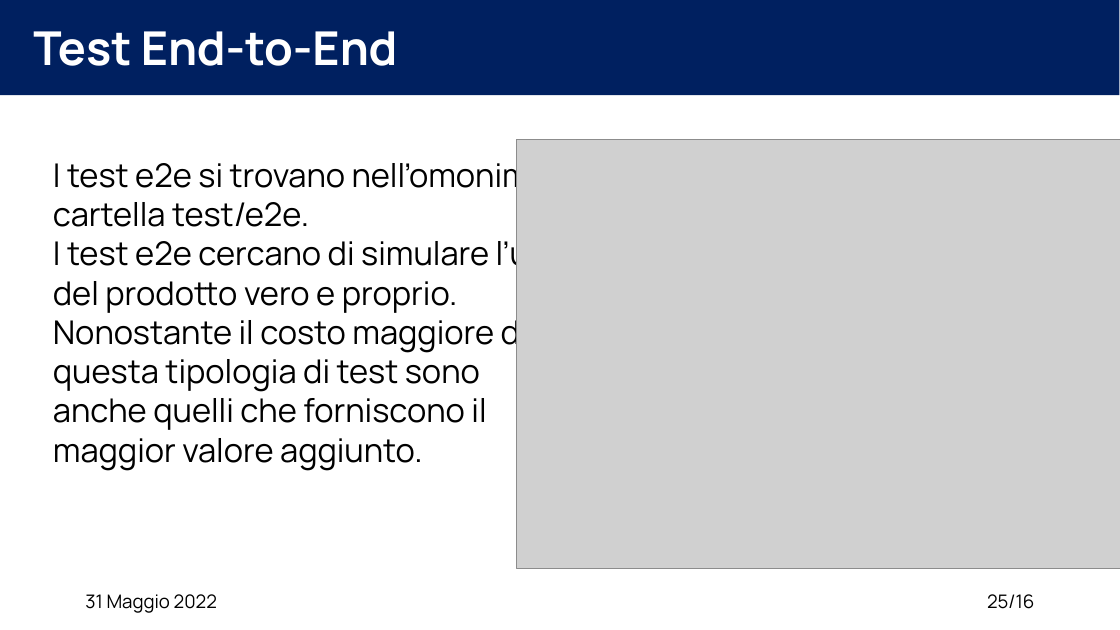
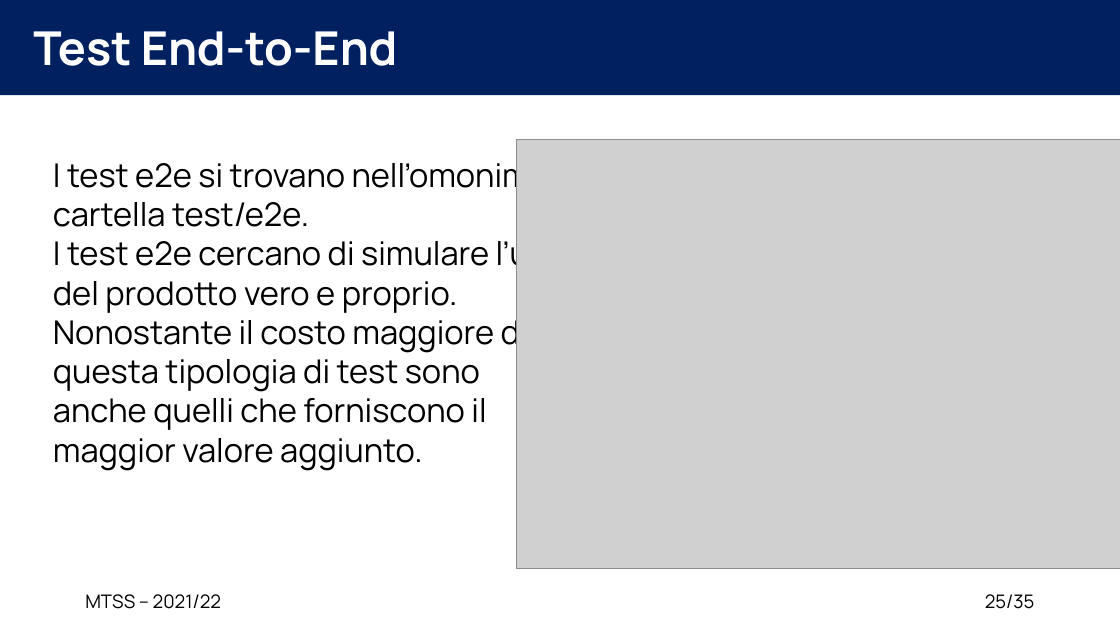
Before and after one commit to XidaZ3/MTSSAssignment3, a slide deck: slide 25 of MTSSAssignment3.pptx. Drawn at 1120x630 pixels with LibreOffice and Linux fonts; fonts in the diff are those of the drawing; grey boxes stand for pictures. Boxes give left, top, right and bottom in pixels: in the first picture for what was removed or moved away, otherwise in the second. Text is boxed around its words. In the diff, an @@ line names an element or a change of style, - is before the commit and + after.

```diff
--- a/MTSSAssignment3.pptx
+++ b/MTSSAssignment3.pptx
@@ text at (85,594,221,609): text changed @@
-31 Maggio 2022
+MTSS – 2021/22
@@ page number at (985,594,1035,609): text changed @@
-25/16
+25/35
```
Also in this commit, not shown: 34 other slides changed, 1 other file.
